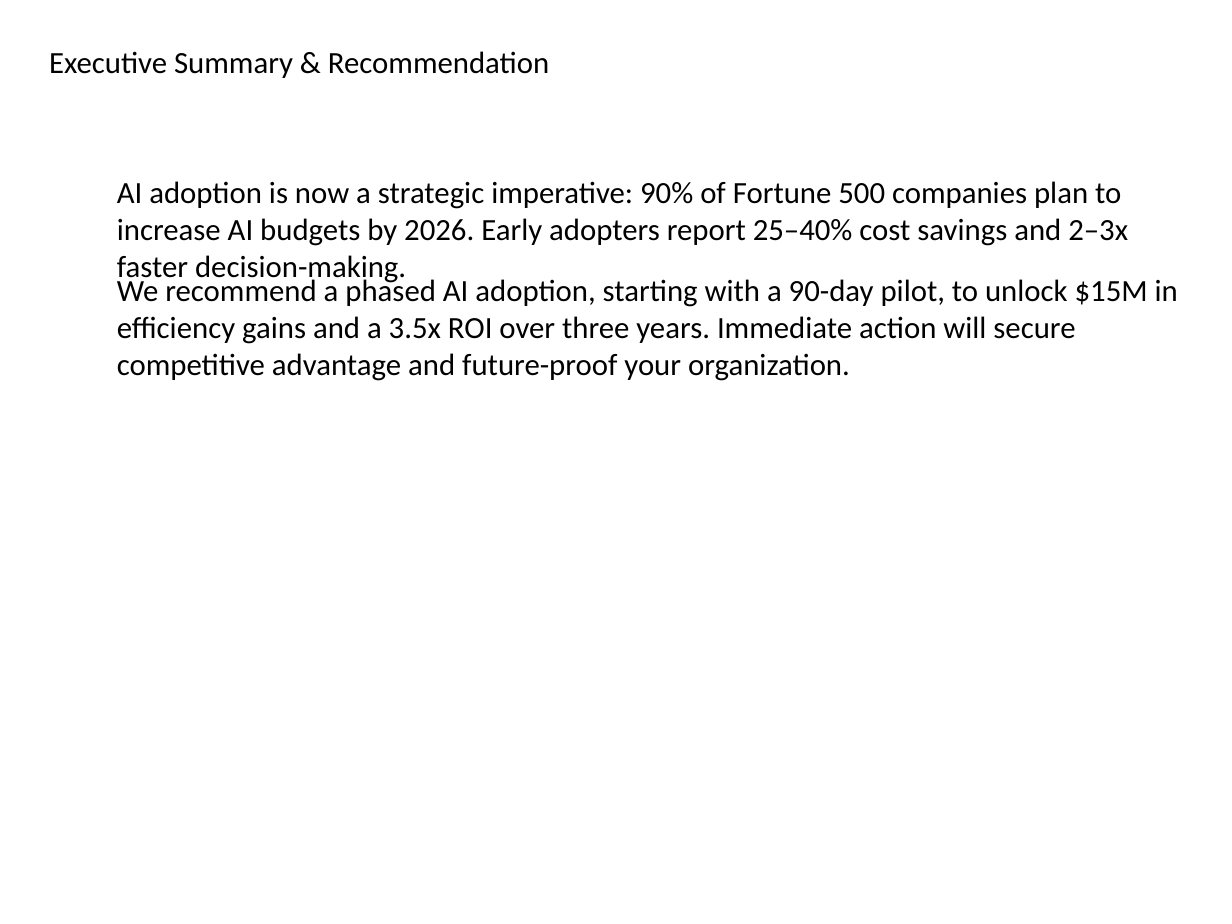
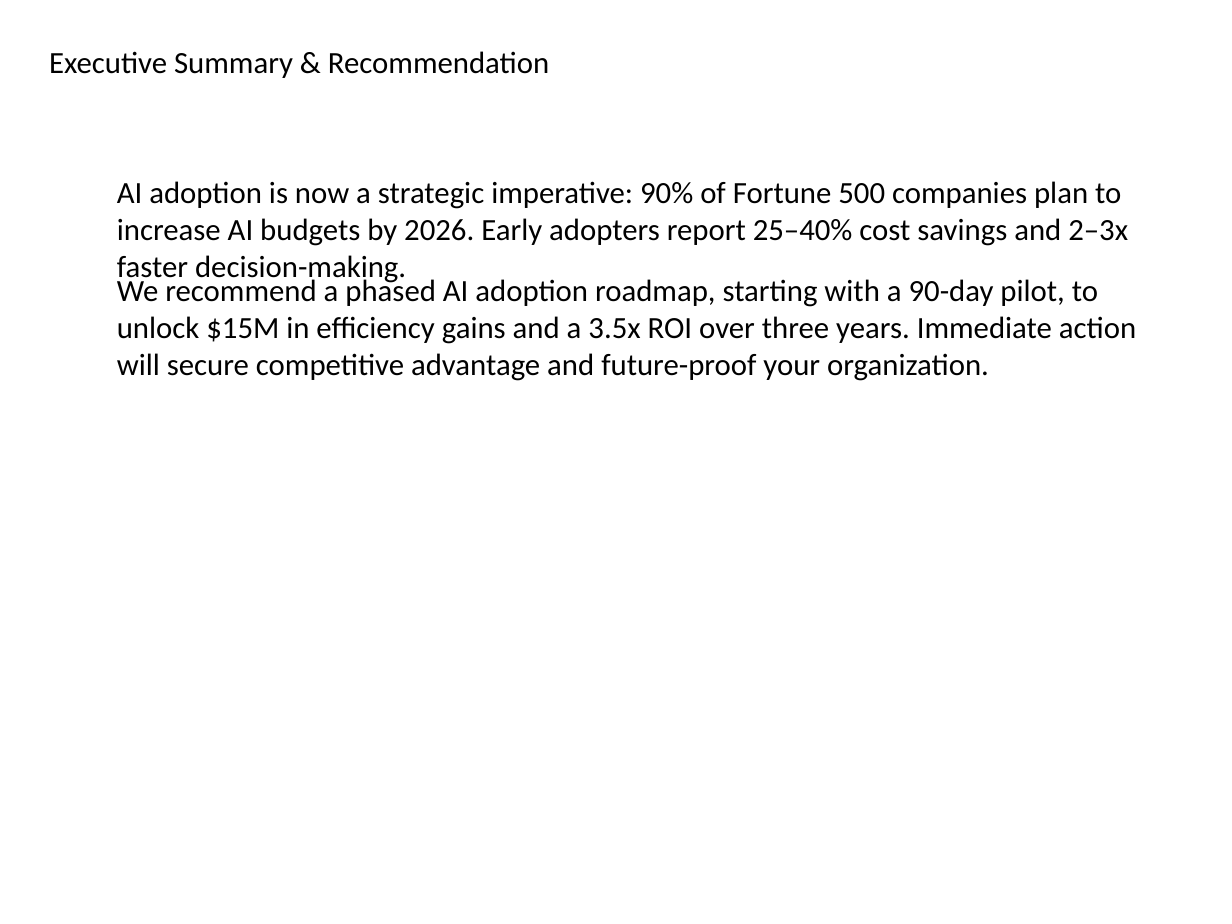
Before and after one commit to vedant1811/kenley-create-decks, a slide deck: slide 2 of src/lib/output/GeneratedPresentation.pptx. Drawn at 1232x924 pixels with LibreOffice and Linux fonts; fonts in the diff are those of the drawing. Boxes give left, top, right and bottom in pixels: in the first picture for what was removed or moved away, otherwise in the second. Text is boxed around its words. In the diff, an @@ line names an element or a change of style, - is before the commit and + after.

```diff
--- a/src/lib/output/GeneratedPresentation.pptx
+++ b/src/lib/output/GeneratedPresentation.pptx
@@ text at <box>117,275,1136,381</box>: text changed @@
-We recommend a phased AI adoption, starting with a 90-day pilot, to unlock $15M in efficiency gains and a 3.5x ROI over three years. Immediate action will secure competitive advantage and future-proof your organization.
+We recommend a phased AI adoption roadmap, starting with a 90-day pilot, to unlock $15M in efficiency gains and a 3.5x ROI over three years. Immediate action will secure competitive advantage and future-proof your organization.
```
Also in this commit, not shown: 7 other slides changed, 1 slide added, 1 slide removed, 5 other files.
